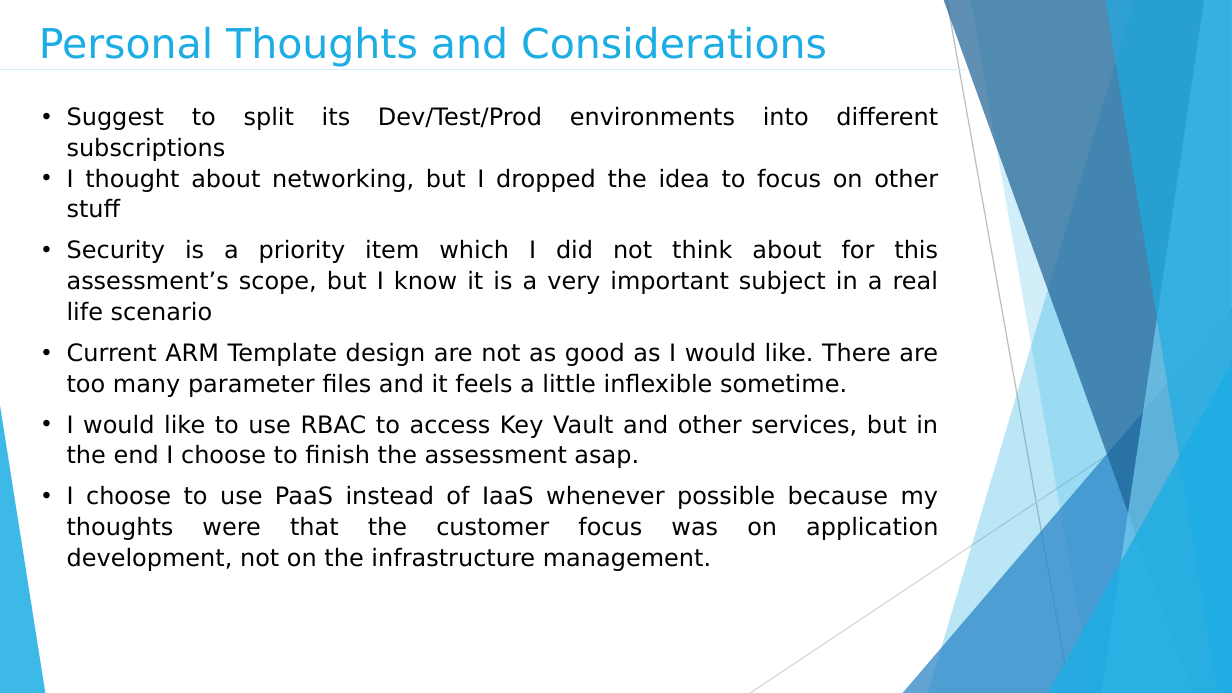
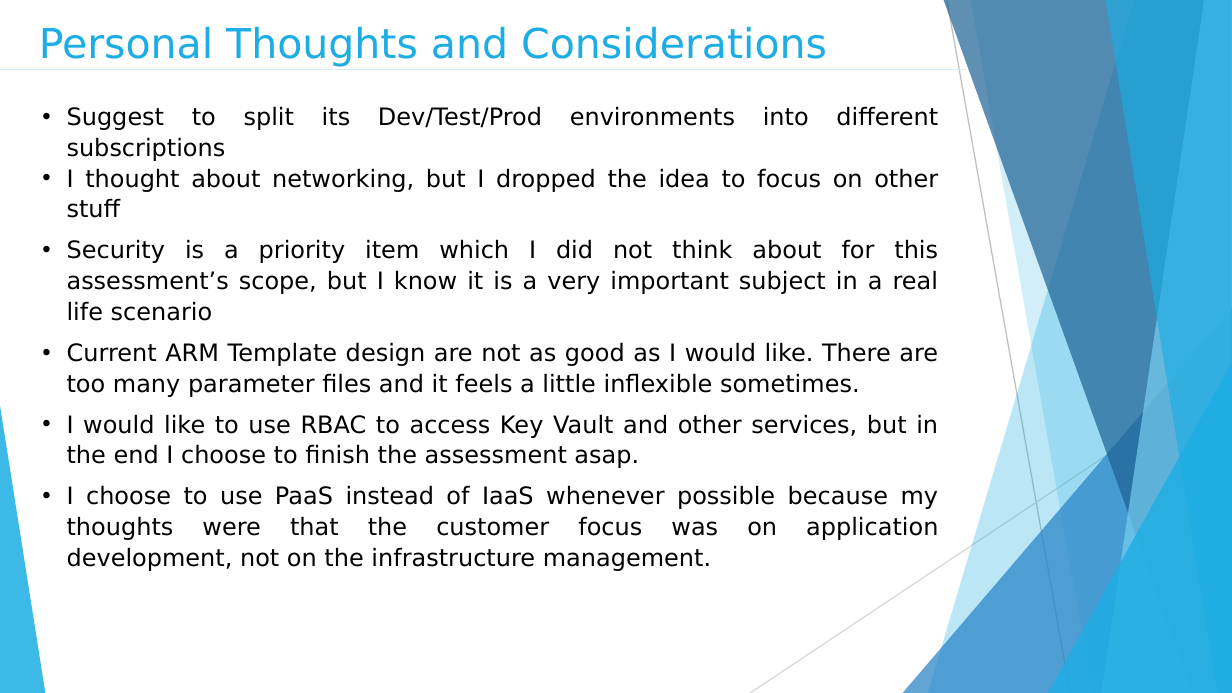
Before and after one commit to TonySniper/customer-infrastructure, a slide deck: slide 19 of documents/Sentia Assessment - Cool Project.pptx. Drawn at 1232x693 pixels with LibreOffice and Linux fonts; fonts in the diff are those of the drawing. Boxes give left, top, right and bottom in pixels: in the first picture for what was removed or moved away, otherwise in the second. Text is boxed around its words. In the diff, an @@ line names an element or a change of style, - is before the commit and + after.

Commit message:
Fixed some spelling mistakes and formatting;

```diff
--- a/documents/Sentia Assessment - Cool Project.pptx
+++ b/documents/Sentia Assessment - Cool Project.pptx
@@ text at bbox=[67, 342, 938, 397]: text changed @@
-• Current ARM Template design are not as good as I would like. There are too many parameter files and it feels a little inflexible sometime.
+• Current ARM Template design are not as good as I would like. There are too many parameter files and it feels a little inflexible sometimes.
```
Also in this commit, not shown: 2 other slides changed.
